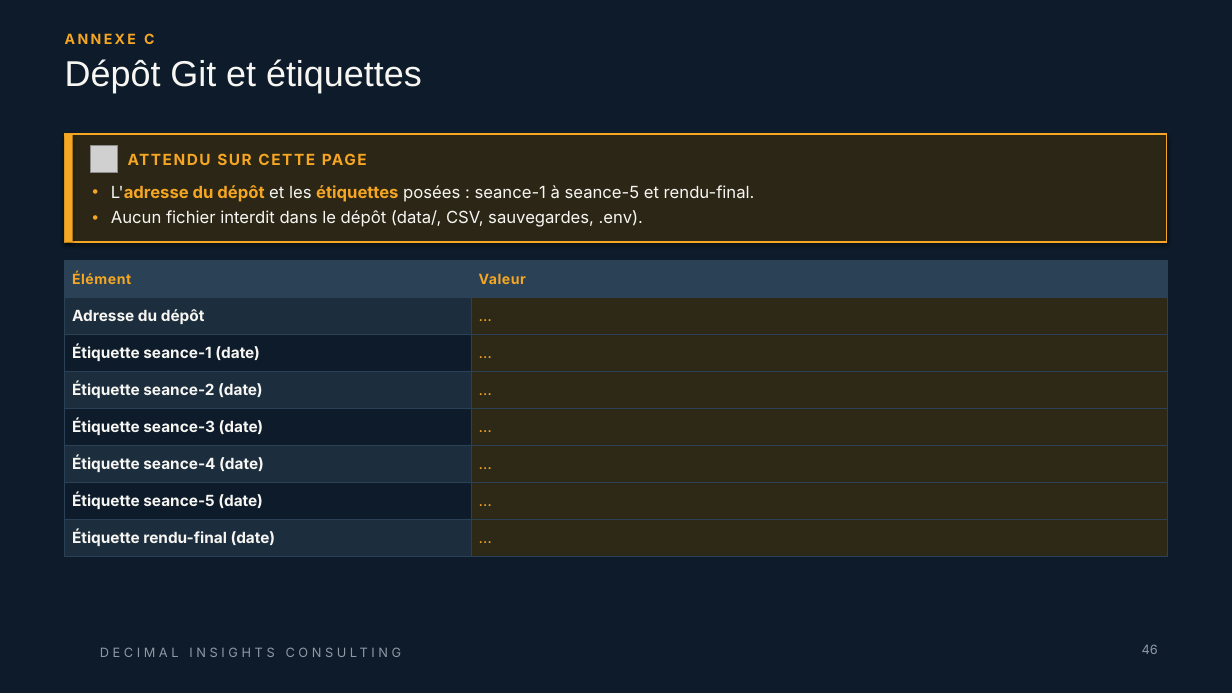
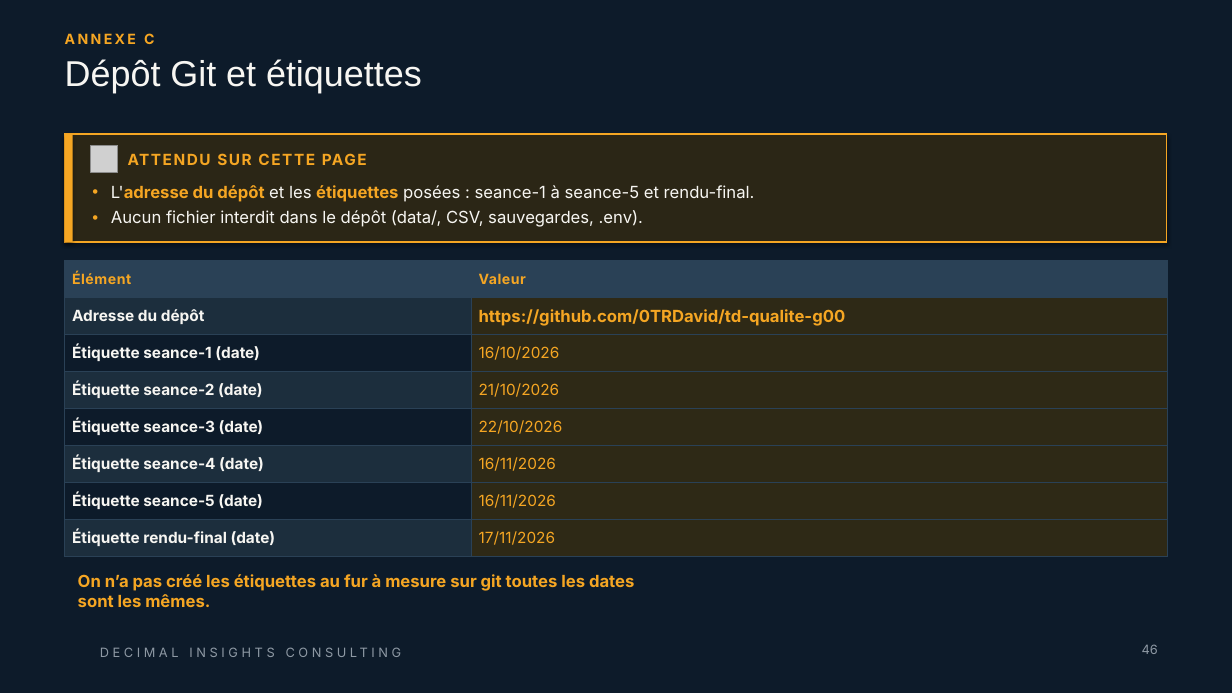
Before and after one commit to 0TRDavid/td-qualite-g00, a slide deck: slide 46 of livrables/Livrable_Groupe_TD_AssurConnect.pptx. Drawn at 1232x693 pixels with LibreOffice and Linux fonts; fonts in the diff are those of the drawing; grey boxes stand for pictures; background and template pictures are left out. Boxes give left, top, right and bottom in pixels: in the first picture for what was removed or moved away, otherwise in the second. Text is boxed around its words. In the diff, an @@ line names an element or a change of style, - is before the commit and + after.

```diff
--- a/livrables/Livrable_Groupe_TD_AssurConnect.pptx
+++ b/livrables/Livrable_Groupe_TD_AssurConnect.pptx
@@ table at bbox=[65, 261, 1167, 556] @@
-row 2, column 2: …
+row 2, column 2: https://github.com/0TRDavid/td-qualite-g00
-row 3, column 2: …
+row 3, column 2: 16/10/2026
-row 4, column 2: …
+row 4, column 2: 21/10/2026
-row 5, column 2: …
+row 5, column 2: 22/10/2026
-row 6, column 2: …
+row 6, column 2: 16/11/2026
-row 7, column 2: …
+row 7, column 2: 16/11/2026
-row 8, column 2: …
+row 8, column 2: 17/11/2026
@@ text added at bbox=[78, 574, 634, 607], 13 pt, text #F5A623, bold @@
+On n’a pas créé les étiquettes au fur à mesure sur git toutes les dates sont les mêmes.
```
Also in this commit, not shown: 29 other slides changed, 1 slide added.
